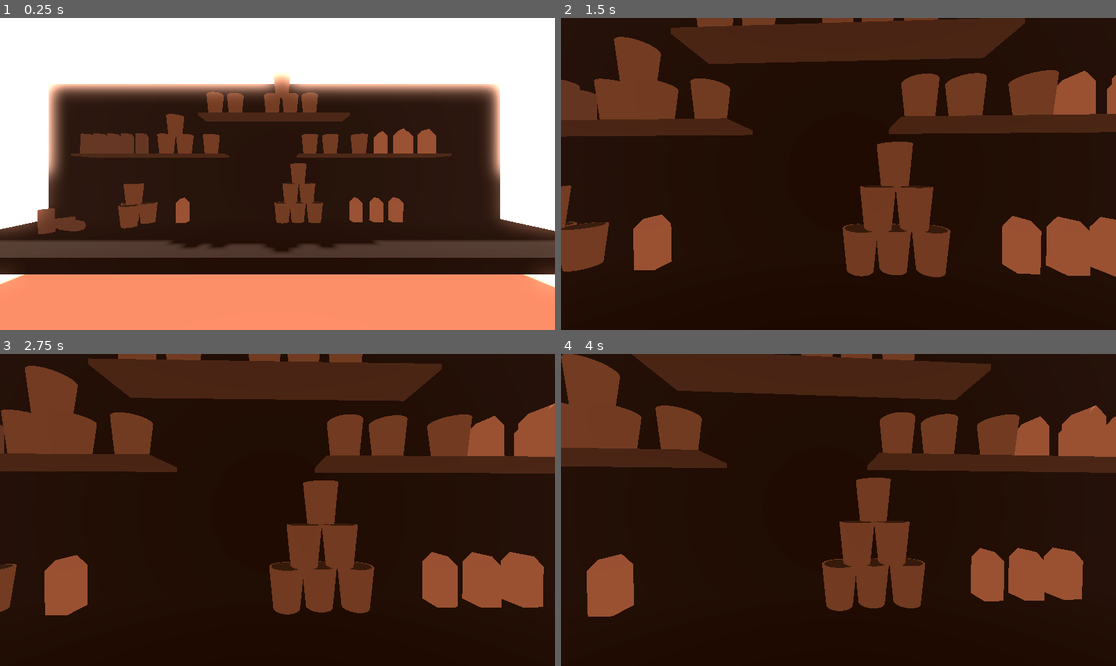
Above: before the commit, frames 1-4 (two rows, left to right).
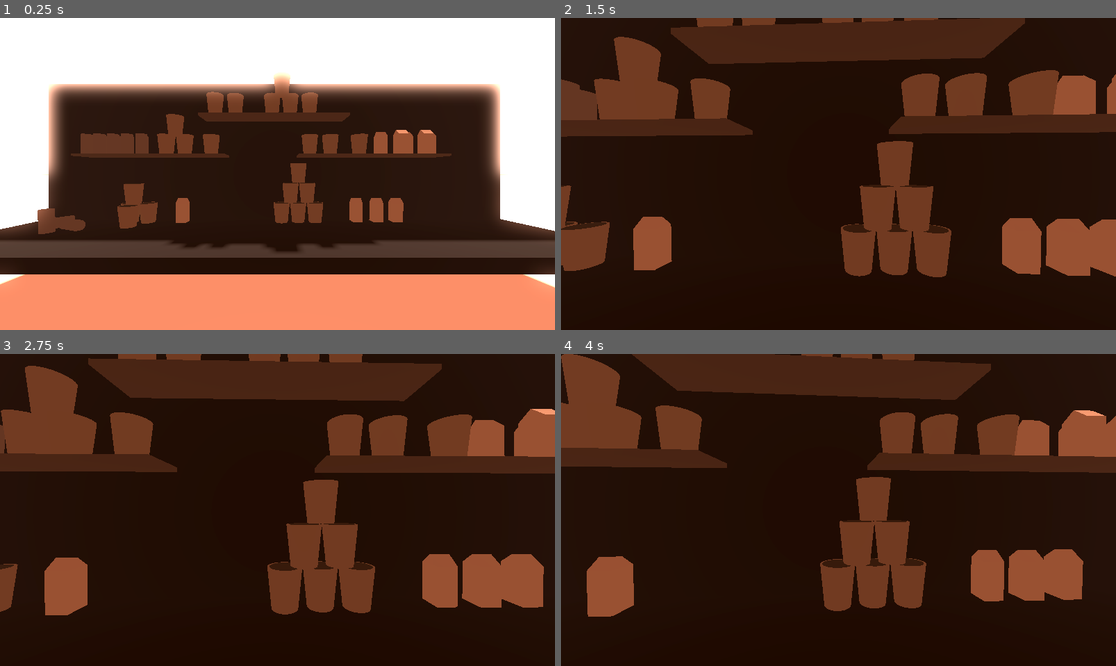
Above: after the commit, the same moments.

Repository: JustKesha/coffee-shop-game
Game: Godot game, scene res://demo.tscn
The game is run twice, just before and just after one commit, with the same random seed, the same clock (stepped at 60 frames per second) and the same inputs.
Inputs (mouse positions are in pixels of both pictures, inside the frame that each line leads up to):
- Up to frame 1 (0.25 s): no input
- Up to frame 2 (1.5 s): tap Enter at 0.5 s; move the mouse to (866, 174) at 0.52 s; press the mouse at (866, 174) at 0.53 s; hold W (forward) from 0.53 s (still down); tap Space at 1.25 s; move the mouse to (810, 174) at 1.27 s; release the mouse at (810, 174) at 1.28 s; click (810, 174) at 1.35 s
- Up to frame 3 (2.75 s): keep holding W (forward); tap Enter at 2 s; move the mouse to (288, 503) at 2.02 s; hold Mouse wheel down (zoom_in) from 2.03 s (still down); click (288, 503) at 2.3 s
- Up to frame 4 (4 s): keep holding W (forward); tap Space at 2.75 s; move the mouse to (832, 516) at 2.77 s; release Mouse wheel down (zoom_in) at 2.78 s; tap Mouse wheel up (zoom_out) at 2.85 s; click (832, 516) at 3.05 s; tap Enter at 3.5 s; move the mouse to (877, 513) at 3.52 s; press the mouse at (877, 513) at 3.53 s

The runs differ from the first frame. In frame 1, 0.2% of the frame differs, in the area x 6-79%, y 35-75%; in frame 2, 0.5%; in frame 3, 0.6%, in the area x 0-100%, y 15-84%; in frame 4, 0.5%.

Commit message:
Updated drag script to stabilise picked up object to given angle
Also added a DRAG_RELATIVE_POSITION to drag script
Minor hitbox changes

Diff:
--- a/coffee.tscn
+++ b/coffee.tscn
@@ -12,13 +12,12 @@
 height = 0.2
 
 [sub_resource type="BoxShape3D" id="BoxShape3D_nvnsh"]
-size = Vector3(0.1, 0.2, 0.1)
+size = Vector3(0.11, 0.2, 0.11)
 
 [node name="Item" instance=ExtResource("1_ip07u")]
 transform = Transform3D(1, 0, 0, 0, 1, 0, 0, 0, 1, 0, 0.1, 0)
 
 [node name="Mesh" type="MeshInstance3D" parent="." index="0"]
-transform = Transform3D(1, 0, 0, 0, 1, 0, 0, 0, 1, 0.000407666, -0.000754893, 0.00226677)
 mesh = SubResource("CylinderMesh_efona")
 
 [node name="Hitbox" type="CollisionShape3D" parent="." index="1"]
--- a/cup.tscn
+++ b/cup.tscn
@@ -20,7 +20,7 @@
 height = 0.01
 
 [sub_resource type="BoxShape3D" id="BoxShape3D_rfkyt"]
-size = Vector3(0.17, 0.21, 0.17)
+size = Vector3(0.185, 0.21, 0.185)
 
 [node name="Item" instance=ExtResource("1_1f7j8")]
 transform = Transform3D(1, 0, 0, 0, 1, 0, 0, 0, 1, 0, 0.1, 0)
--- a/demo.tscn
+++ b/demo.tscn
@@ -48,7 +48,7 @@
 size = Vector3(5, 0.1, 1)
 
 [sub_resource type="BoxShape3D" id="BoxShape3D_tdvum"]
-size = Vector3(5, 0.5, 1)
+size = Vector3(5, 0.1, 1)
 
 [sub_resource type="StandardMaterial3D" id="StandardMaterial3D_mu7sh"]
 albedo_color = Color(0.113725, 0.0745098, 0.0470588, 1)
@@ -224,7 +224,6 @@
 skeleton = NodePath("../..")
 
 [node name="Hitbox" type="CollisionShape3D" parent="Workbench"]
-transform = Transform3D(1, 0, 0, 0, 1, 0, 0, 0, 1, 0, -0.2, 0)
 shape = SubResource("BoxShape3D_tdvum")
 
 [node name="Wall" type="StaticBody3D" parent="."]
--- a/milk.tscn
+++ b/milk.tscn
@@ -30,5 +30,5 @@
 mesh = SubResource("BoxMesh_ixoa6")
 
 [node name="Mesh" type="MeshInstance3D" parent="Mesh" index="0"]
-transform = Transform3D(1, 0, 0, 0, 1, 0, 0, 0, 1, 0, 0.124741, 0)
+transform = Transform3D(-4.37114e-08, 0, 1, 0, 1, 0, -1, 0, -4.37114e-08, 0, 0.124741, 0)
 mesh = SubResource("PrismMesh_jjl77")
--- a/player_drag.gd
+++ b/player_drag.gd
@@ -1,9 +1,14 @@
 extends RayCast3D
 
 var DRAG_FORCE = 350.0
-var ZOOM_SPEED = 1.5
+var DRAG_RELATIVE_POSITION = Vector3.UP * .1
+
+var ZOOM_SPEED = 0.5
 var ZOOM_MIN = 0.35
 var ZOOM_MAX = 1.65
+
+var STABILISATION_SPEED = 3.5
+var STABILISATION_ANGLE = Vector3(.2, 1, 0)
 
 var drag_object: RigidBody3D
 var drag_distance: float
@@ -33,7 +38,7 @@
 func get_drag_position() -> Vector3:
 	var forward = -get_global_transform().basis.z
 
-	return global_position + forward * drag_distance
+	return global_position + forward * drag_distance + DRAG_RELATIVE_POSITION
 
 func get_drag_velocity(
 	delta: float,
@@ -75,6 +80,7 @@
 	if not drag_object:
 		return
 
+	drag_object.sleeping = false
 	drag_object = null
 
 func apply_drag(
@@ -87,6 +93,9 @@
 
 	object.linear_velocity = get_drag_velocity(delta, force, object)
 	object.angular_velocity = Vector3.ZERO
+
+	object.rotation = object.rotation.lerp(
+		STABILISATION_ANGLE, delta * STABILISATION_SPEED)
 
 # CONTROLS
 
